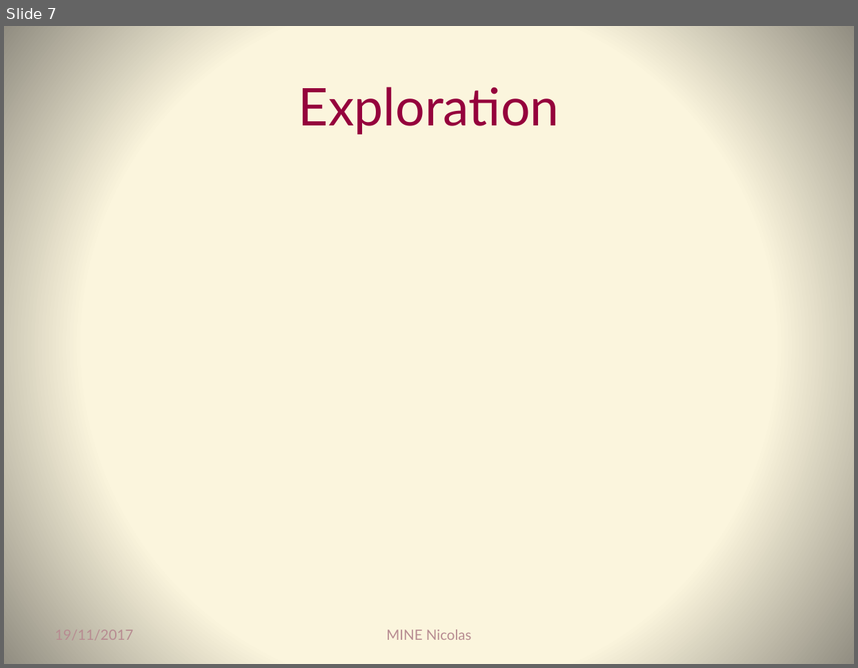
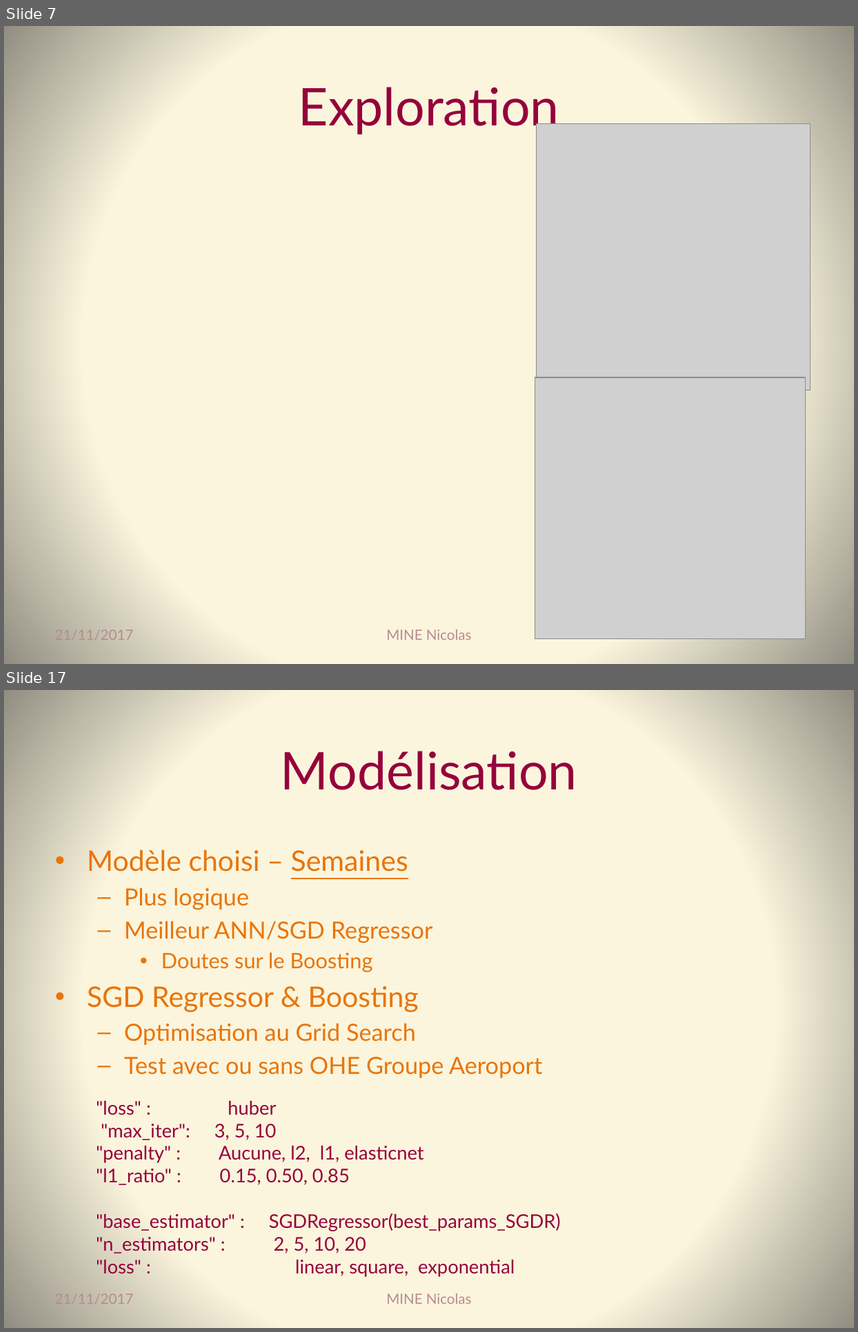
Before and after one commit to Coni63/OC_DS, a slide deck: Projet 4 - retard avion/Presentation-projet_4.pptx. Shown one above the other, each under a label of ours: slide 7 before the commit, slides 7 and 17 after it; the slides between them are not shown. The pictures are 858x668 and 858x1332 pixels, drawn with LibreOffice and Linux fonts; fonts in the diff are those of the drawing; grey boxes stand for pictures. Boxes give left, top, right and bottom in pixels: in the first picture for what was removed or moved away, otherwise in the second. Text is boxed around its words. In the diff, an @@ line names an element or a change of style, - is before the commit and + after.

```diff
--- a/Projet 4 - retard avion/Presentation-projet_4.pptx
+++ b/Projet 4 - retard avion/Presentation-projet_4.pptx
@@ slide 17 added at <box>4,690,854,1328</box>, background gradient #FCF7DD to #918E81 @@
@@ title added at <box>281,751,577,790</box>, 44 pt, text #95023C @@
+Modélisation
@@ text added at <box>87,849,542,1078</box>, 20 pt, text #E8750C @@
+• Modèle choisi – Semaines
+  – Plus logique
+  – Meilleur ANN/SGD Regressor
+    • Doutes sur le Boosting
+• SGD Regressor & Boosting
+  – Optimisation au Grid Search
+  – Test avec ou sans OHE Groupe Aeroport
@@ text added at <box>96,1101,561,1276</box>, 16 pt, text #95023C @@
+"loss" : huber
+"max_iter": 3, 5, 10
+"penalty" : Aucune, l2, l1, elasticnet
+"l1_ratio" : 0.15, 0.50, 0.85
+"base_estimator" : SGDRegressor(best_params_SGDR)
+"n_estimators" : 2, 5, 10, 20
+"loss" : linear, square, exponential
@@ text added at <box>55,1293,134,1303</box>, 12 pt, text #B78C92 @@
+21/11/2017
@@ text added at <box>386,1293,472,1303</box>, 12 pt, text #B78C92 @@
+MINE Nicolas
@@ slide 7 changed as well @@
@@ picture added at <box>536,124,810,390</box> @@
@@ picture added at <box>535,377,806,638</box> @@
@@ text at <box>55,629,134,639</box>: text changed @@
-19/11/2017
+21/11/2017
```
Also in this commit, not shown: 6 other slides changed, 12 other slides added, 3 other files.
